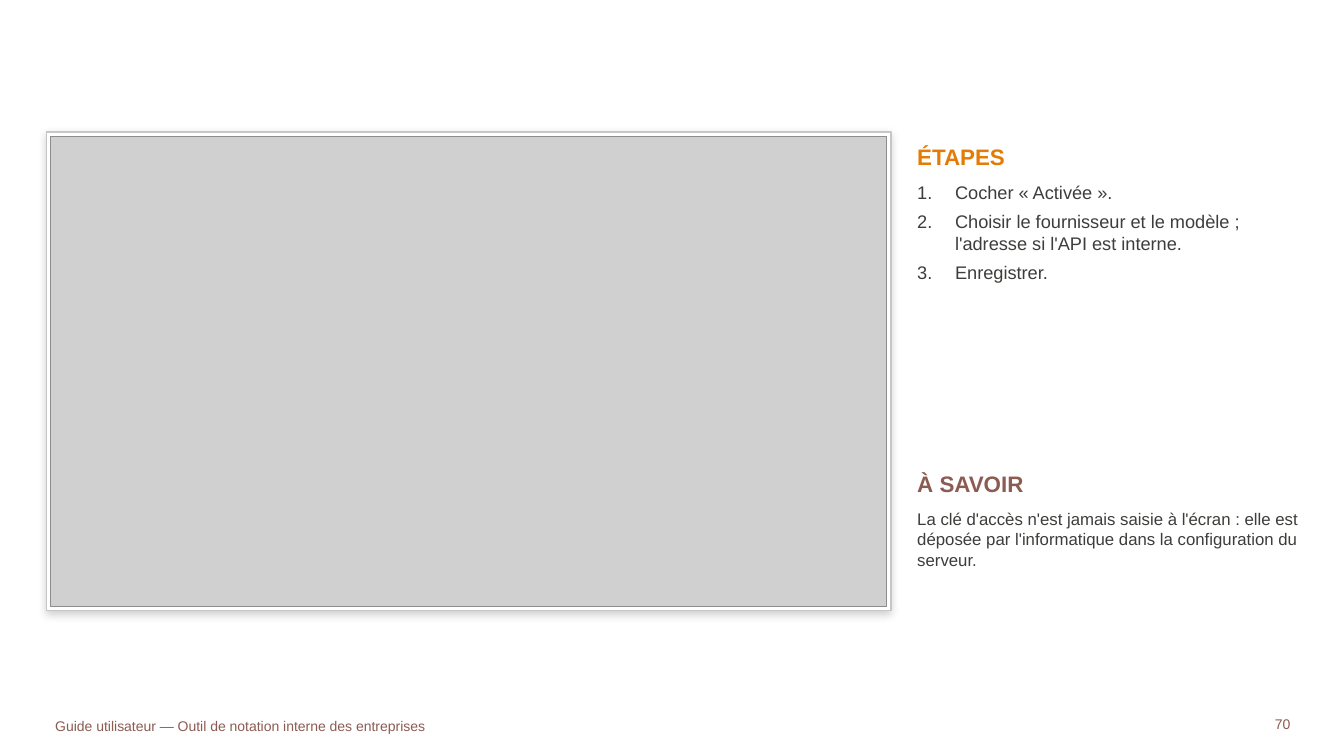
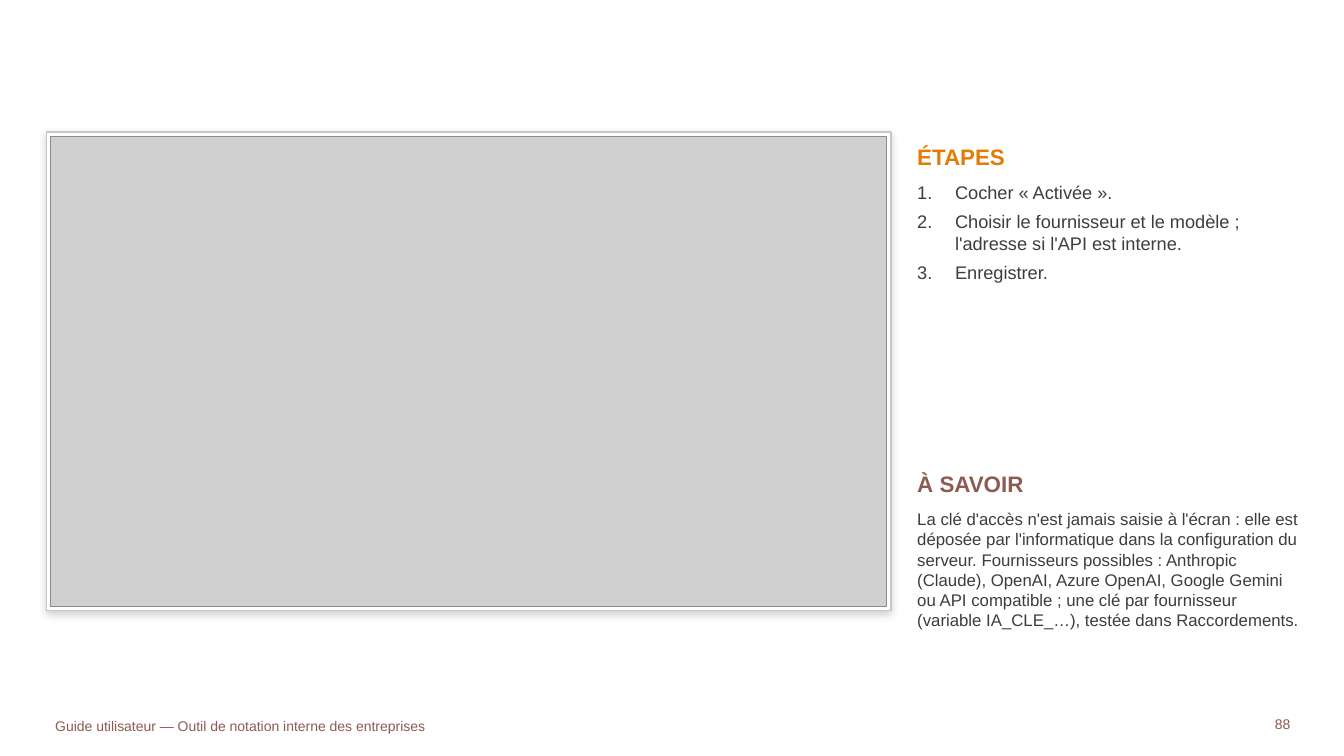
Before and after one commit to tariqeddoumi/Entreprise-scoring-cl, a slide deck: slide 88 of docs/guides/Guide_utilisateur_outil_notation.pptx (slide 70 before the commit). Drawn at 1344x756 pixels with LibreOffice and Linux fonts; fonts in the diff are those of the drawing; grey boxes stand for pictures; background and template pictures are left out. Boxes give left, top, right and bottom in pixels: in the first picture for what was removed or moved away, otherwise in the second. Text is boxed around its words. In the diff, an @@ line names an element or a change of style, - is before the commit and + after.

```diff
--- a/docs/guides/Guide_utilisateur_outil_notation.pptx
+++ b/docs/guides/Guide_utilisateur_outil_notation.pptx
@@ text at (917,512,1298,630): text changed @@
-La clé d'accès n'est jamais saisie à l'écran : elle est déposée par l'informatique dans la configuration du serveur.
+La clé d'accès n'est jamais saisie à l'écran : elle est déposée par l'informatique dans la configuration du serveur. Fournisseurs possibles : Anthropic (Claude), OpenAI, Azure OpenAI, Google Gemini ou API compatible ; une clé par fournisseur (variable IA_CLE_…), testée dans Raccordements.
@@ page number at (1275,719,1291,729): text changed @@
-70
+88
```
Also in this commit, not shown: 14 other slides changed, 24 slides added, 1 other file.
